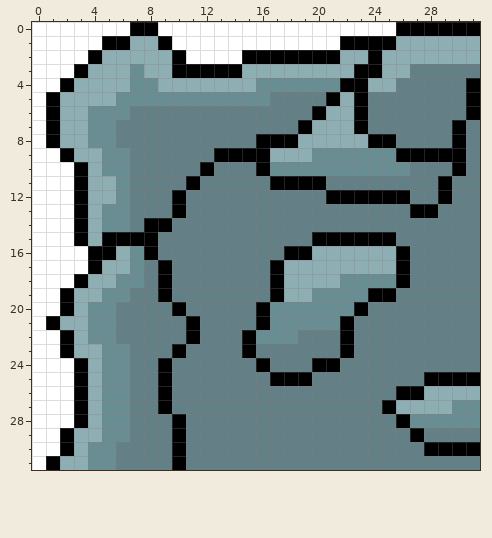
Pixel-art sprite, stored at sprites/Tileset/Tileset4.1.png. The picture above is the old version.
The file is 32x32 pixels.
And afterwards:
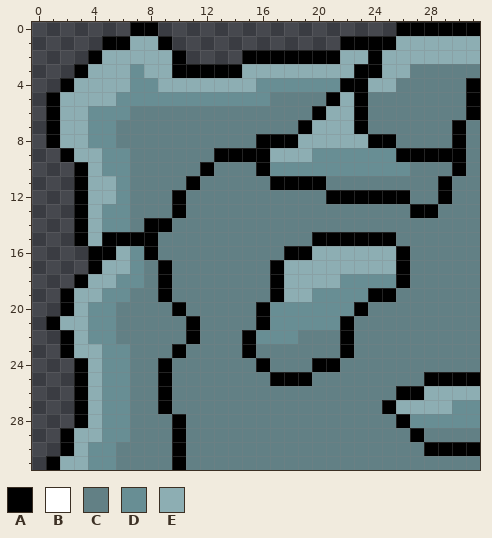
Palette (. is transparent): A #000000  B #ffffff  C #628085  D #688e94  E #8daeb3
Changes in this commit:
Colour B is removed in row 0 at x 0 to 6 and 9 to 25; in row 1 at x 0 to 4 and 10 to 21; in row 2 at x 0 to 3 and 11 to 14; in row 3 at x 0 to 2; in row 4 at x 0 to 1; in rows 5 to 8 at x 0.
Colour B is removed in row 9 at x 0 to 1; in rows 10 to 15 at x 0 to 2; in rows 16 to 17 at x 0 to 3; in row 18 at x 0 to 2; in rows 19 to 20 at x 0 to 1; in row 21 at x 0.
Colour B is removed in rows 22 to 23 at x 0 to 1; in rows 24 to 28 at x 0 to 2; in rows 29 to 30 at x 0 to 1; in row 31 at x 0.
Pixel boxes of the changes (left, top, right, bottom) in both pictures:
erased: (32, 22, 396, 470)
